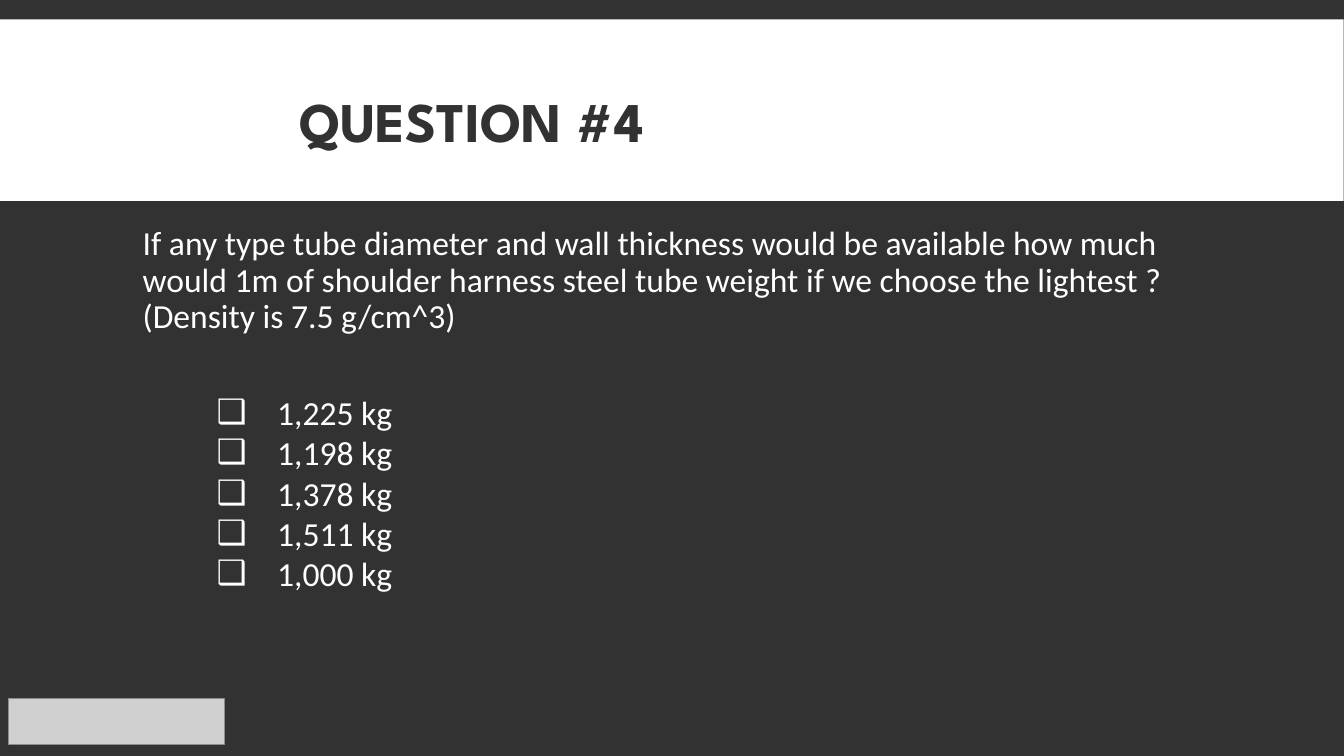
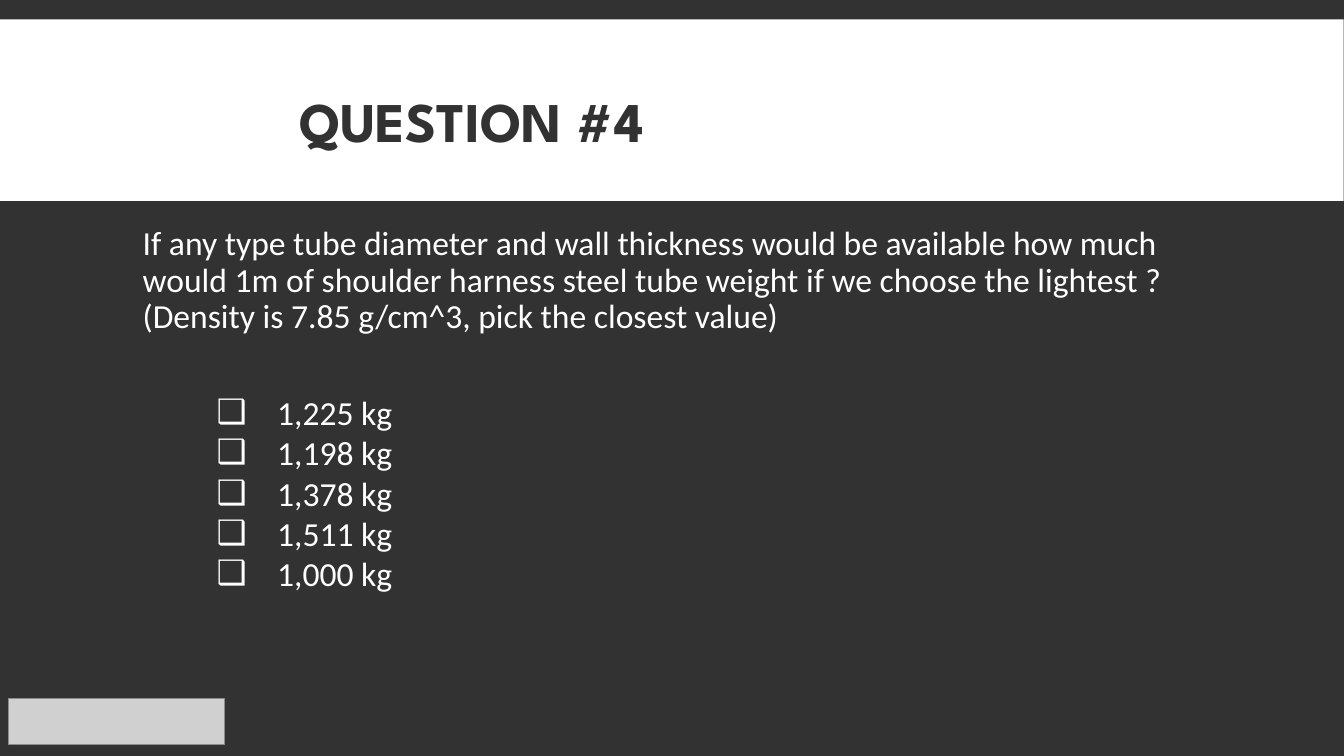
Before and after one commit to EOSCogniton/Intergen, a slide deck: slide 5 of 08_Quizz_competition/2018_Quizz3.pptx. Drawn at 1344x756 pixels with LibreOffice and Linux fonts; fonts in the diff are those of the drawing; grey boxes stand for pictures. Boxes give left, top, right and bottom in pixels: in the first picture for what was removed or moved away, otherwise in the second. Text is boxed around its words. In the diff, an @@ line names an element or a change of style, - is before the commit and + after.

```diff
--- a/08_Quizz_competition/2018_Quizz3.pptx
+++ b/08_Quizz_competition/2018_Quizz3.pptx
@@ text at bbox=[143, 231, 1156, 334]: text changed @@
-If any type tube diameter and wall thickness would be available how much would 1m of shoulder harness steel tube weight if we choose the lightest ? (Density is 7.5 g/cm^3)
+If any type tube diameter and wall thickness would be available how much would 1m of shoulder harness steel tube weight if we choose the lightest ? (Density is 7.85 g/cm^3, pick the closest value)
```
Also in this commit, not shown: 4 other slides changed.
